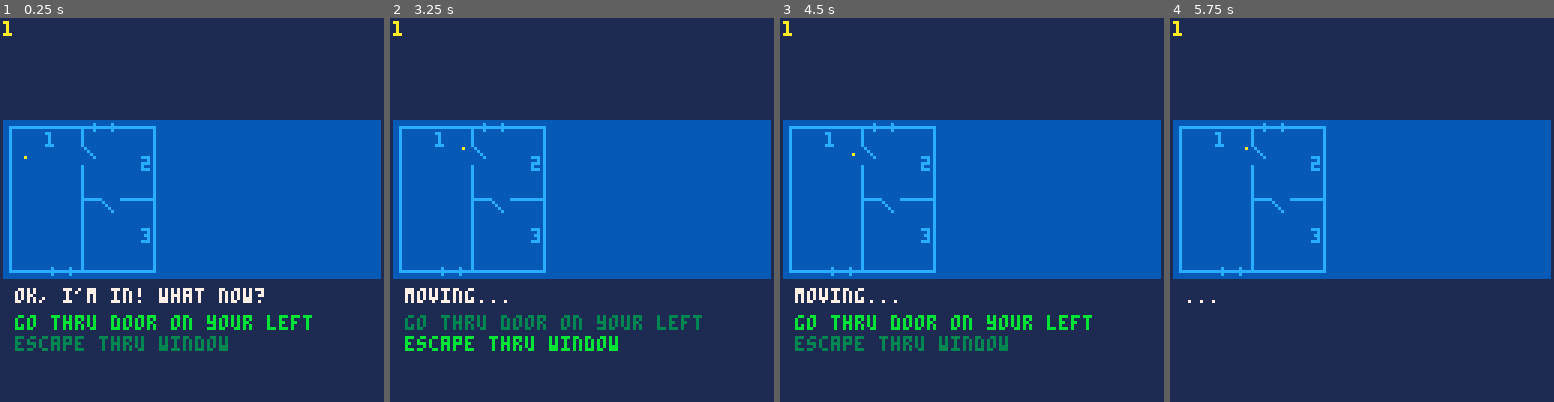
Above: before the commit, frames 1-4 (left to right).
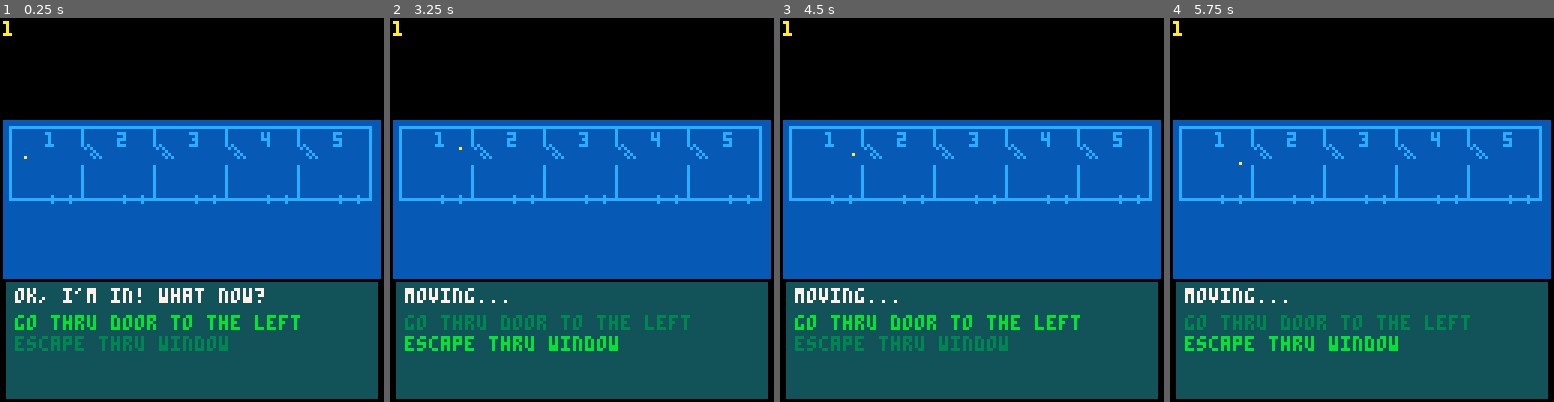
Above: after the commit, the same moments.

Repository: ironchestgames/pico-8-carts
Game: PICO-8 cartridge hackheist.p8
The game is run twice, just before and just after one commit, with the same random seed, the same clock (stepped at 60 frames per second) and the same inputs.
Inputs:
- Up to frame 1 (0.25 s): no input
- Up to frame 2 (3.25 s): tap O (Z key) at 0.33, 0.7, 1.43, 2.22, 3.1 s; hold Down 2.42-2.82 s
- Up to frame 3 (4.5 s): hold Up 3.58-4.08 s; tap O (Z key) at 3.98 s
- Up to frame 4 (5.75 s): hold Down 4.58-5.08 s; tap O (Z key) at 4.87 s

The runs differ from the first frame. In frame 1, 59% of the frame differs, in the area x 0-100%, y 0-100%; in frame 2, 60%; in frame 3, 60%; in frame 4, 62%.

Commit message:
hackheist - some room algo

Diff:
--- a/hackheist.p8
+++ b/hackheist.p8
@@ -14,8 +14,6 @@
  end
  return t
 end
-
--- max mansion total: w: 122, h: 48
 
 function dist(x1,y1,x2,y2)
  local dx,dy=(x2-x1)*0.1,(y2-y1)*0.1
@@ -39,7 +37,7 @@
     {},
    },
    { -- east
-    { typ='door', leadsto=2, relative='left', xoff=24, yoff=6 },
+    { typ='door', leadsto=2, relative='to the left', xoff=24, yoff=6 },
     {},
    },
    { -- south
@@ -53,7 +51,7 @@
   w=24,h=24,
   walls={
    { -- west
-    { typ='door', leadsto=1, relative='far side', xoff=0, yoff=6 },
+    { typ='door', leadsto=1, relative='at the back', xoff=0, yoff=6 },
     {},
    },
    { -- north
@@ -65,7 +63,7 @@
     {},
    },
    { -- south
-    { typ='door', leadsto=3, relative='left', xoff=6, yoff=24 },
+    { typ='door', leadsto=3, relative='to the left', xoff=6, yoff=24 },
     {},
    },
   },
@@ -79,7 +77,7 @@
     {},
    },
    { -- north
-    { typ='door', leadsto=2, relative='right', xoff=6, yoff=0 },
+    { typ='door', leadsto=2, relative='to the right', xoff=6, yoff=0 },
     {},
    },
    { -- east
@@ -95,6 +93,84 @@
   },
  },
 }
+
+function _init()
+ local _maxtotw,_maxtoth=122,48
+ -- init rooms
+ rooms={}
+
+ local _totw,_toth=0,0
+ local _prevroom=nil
+ local _roomi=1
+
+ while true do
+  -- determine room(s) width
+  local _roomw=24
+  _totw+=_roomw
+
+  -- determine room count
+  local _roomcount=1
+
+  -- determine room(s) height
+  local _roomh=24
+
+  -- if mansion would be too big, stop
+  if _totw > _maxtotw then
+   break
+  end
+
+  -- create west
+  local _west={{},{}}
+  -- create doors to previous column
+  if _prevroom then
+   _west[1]={ typ='door', leadsto=_prevroom.id, relative='to the right', xoff=2, yoff=6 }
+   _prevroom.walls[3][1]={ typ='door', leadsto=_roomi, relative='to the left', xoff=24, yoff=6 }
+  end
+
+  -- create north
+  local _north={{},{}}
+
+  -- create east
+  local _east={{},{}}
+
+  -- create south
+  local _south={{},{}}
+
+  -- create door to same column
+  -- todo
+
+  -- create camera
+  _north[1]={ typ='camera', id=_roomi, xoff=12, yoff=2 }
+
+  -- create windows
+  _south[1]={ typ='window', xoff=14, yoff=23 }
+
+  -- create room
+  local _room={
+   id=_roomi,
+   x=_totw-_roomw,
+   y=0,
+   w=_roomw,
+   h=_roomh,
+   walls={
+    _west,
+    _north,
+    _east,
+    _south,
+   },
+  }
+
+  rooms[_roomi]=_room
+
+  _roomi+=1
+  _prevroom=_room
+
+ end
+
+ -- randomize camera ids
+
+end
+
 
 partner={
  room=1,
@@ -134,7 +210,7 @@
 
    elseif _item.typ == 'door' then
     add(menu,{
-     str='go thru door on your '.._item.relative,
+     str='go thru door '.._item.relative,
      f=function()
       partner.item=_item
       partner.state='roomchanging'
@@ -285,9 +361,10 @@
 end
 
 pal(15,140,1) -- flesh -> blueprint blue
+pal(2,131,1) -- wine -> dark green
 
 function _draw()
- cls(1)
+ cls(0)
 
  -- draw blueprint
  rectfill(1,34,126,86,15)
@@ -309,11 +386,9 @@
   for _i=1,4 do
    local _wall=_room.walls[_i]
    local _horiz=_i%2 == 0
-   local _offsetfactor=_i > 2 and 1 or 0
-
-   for _j=1,2 do
-    local _item=_wall[_j]
-
+   -- local _offsetfactor=_i > 2 and 1 or 0
+
+   for _item in all(_wall) do
     if _item.worth then
      print('?',_x+_item.xoff,_y+_item.yoff,7)
 
@@ -335,6 +410,8 @@
      end
     end
 
+    -- for _j=1,2 do
+    -- local _item=_wall[_j]
     -- local _itemx=_room.w/5+(_room.w/5)*(_j-1)*2
     -- local _itemy=_room.h/5+(_room.h/5)*(_j-1)*2
 
@@ -367,10 +444,13 @@
  print(partner.room,1,1,10)
  pset(3+rooms[partner.room].x+partner.xoff,36+rooms[partner.room].y+partner.yoff,10)
 
+ -- draw menu
+ rectfill(2,88,125,126,2)
+
  -- draw partner message
  print(msgstr,5,90,7)
 
- -- draw menu
+ -- draw options
  local _menux,_menuy,_rowoff=5,99,7
 
  for _i=1,#menu do
